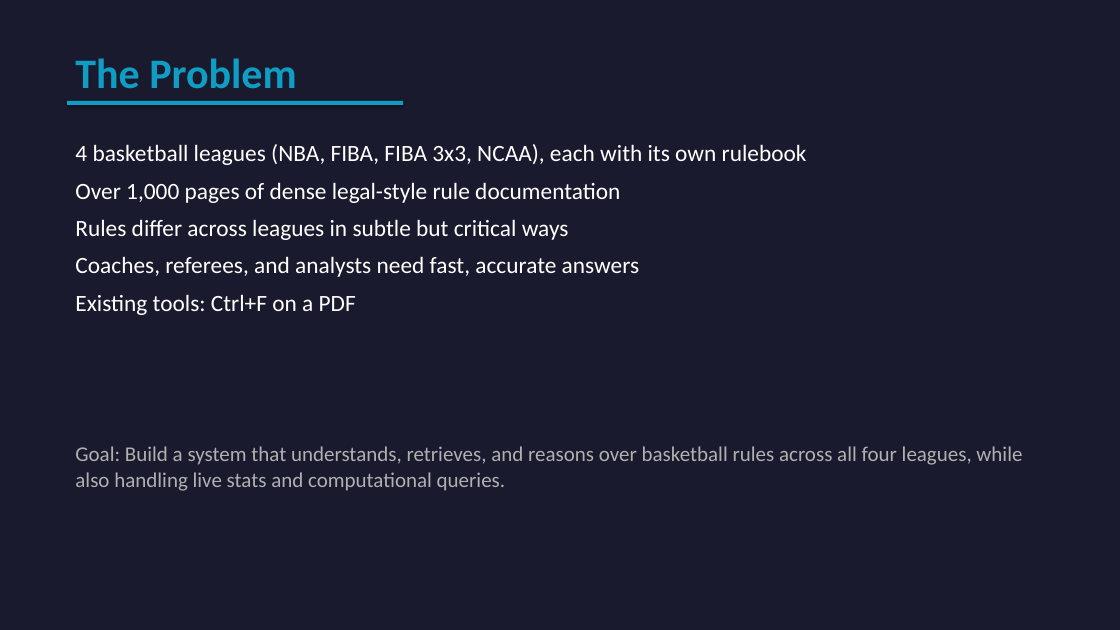
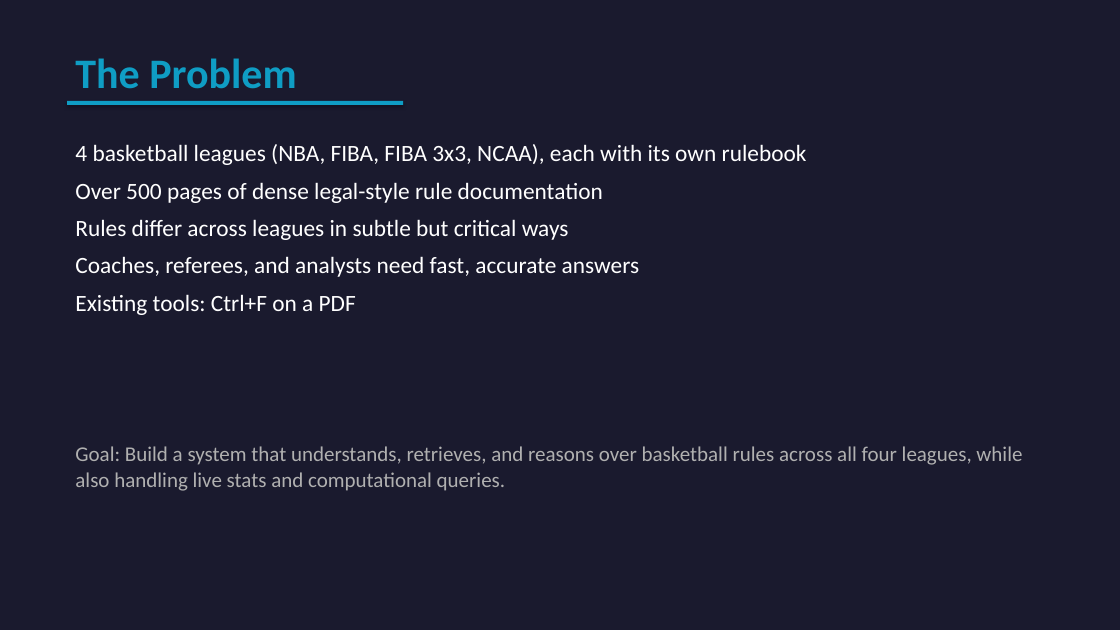
Before and after one commit to AndreELCHAM/basketball-multiagent-assistant, a slide deck: slide 2 of Basketball_Assistant_Presentation.pptx. Drawn at 1120x630 pixels with LibreOffice and Linux fonts; fonts in the diff are those of the drawing. Boxes give left, top, right and bottom in pixels: in the first picture for what was removed or moved away, otherwise in the second. Text is boxed around its words. In the diff, an @@ line names an element or a change of style, - is before the commit and + after.

```diff
--- a/Basketball_Assistant_Presentation.pptx
+++ b/Basketball_Assistant_Presentation.pptx
@@ text at (x1=75, y1=182, x2=603, y2=203): text changed @@
-Over 1,000 pages of dense legal-style rule documentation
+Over 500 pages of dense legal-style rule documentation
```
Also in this commit, not shown: 2 other slides changed, 2 other files.
